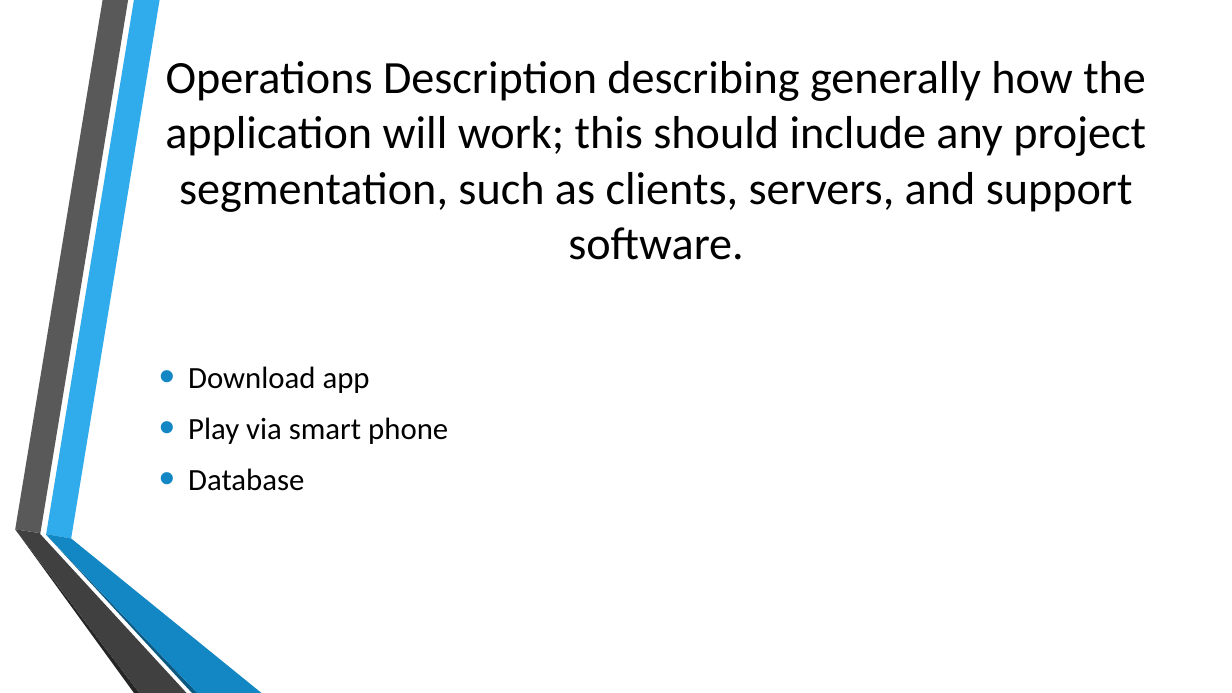
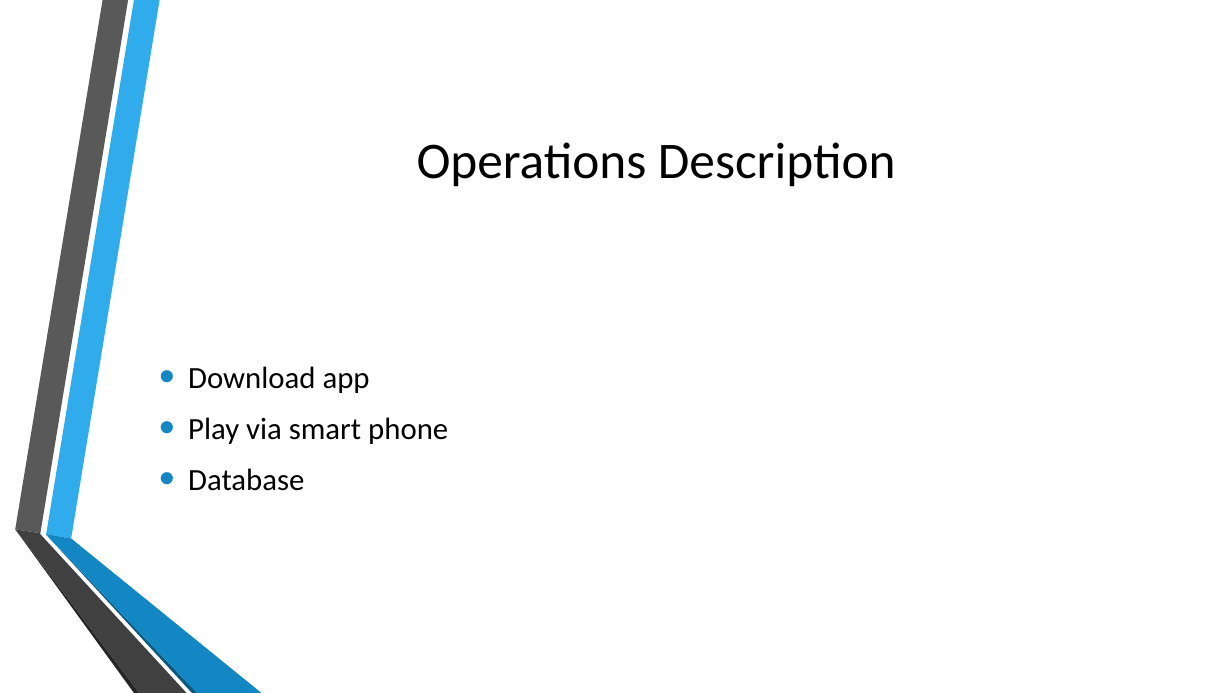
Before and after one commit to jsannyjr/A-Game-Of-Friends, a slide deck: slide 5 of Senior Project A Game of Friends.pptx. Drawn at 1232x693 pixels with LibreOffice and Linux fonts; fonts in the diff are those of the drawing; background and template pictures are left out. Boxes give left, top, right and bottom in pixels: in the first picture for what was removed or moved away, otherwise in the second. Text is boxed around its words. In the diff, an @@ line names an element or a change of style, - is before the commit and + after.

Commit message:
bugs

```diff
--- a/Senior Project A Game of Friends.pptx
+++ b/Senior Project A Game of Friends.pptx
@@ title at (417,142,896,187): text changed; size 36 to 40 pt @@
-Operations Description describing generally how the application will work; this should include any project segmentation, such as clients, servers, and support software.
+Operations Description
```
